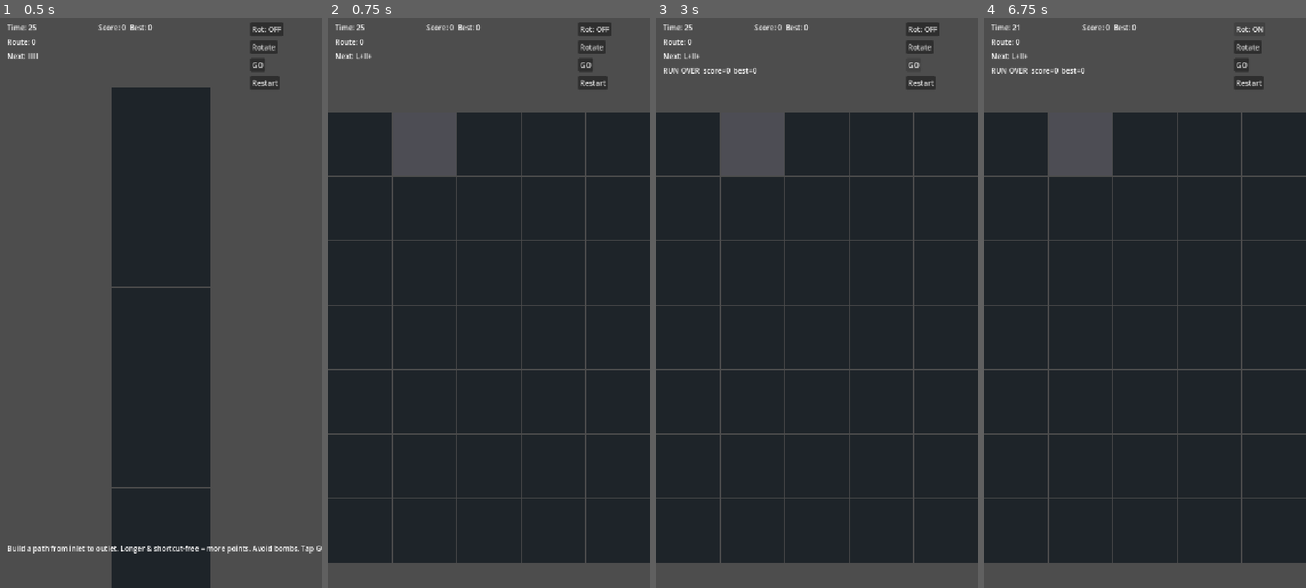
Above: before the commit, frames 1-4 (left to right).
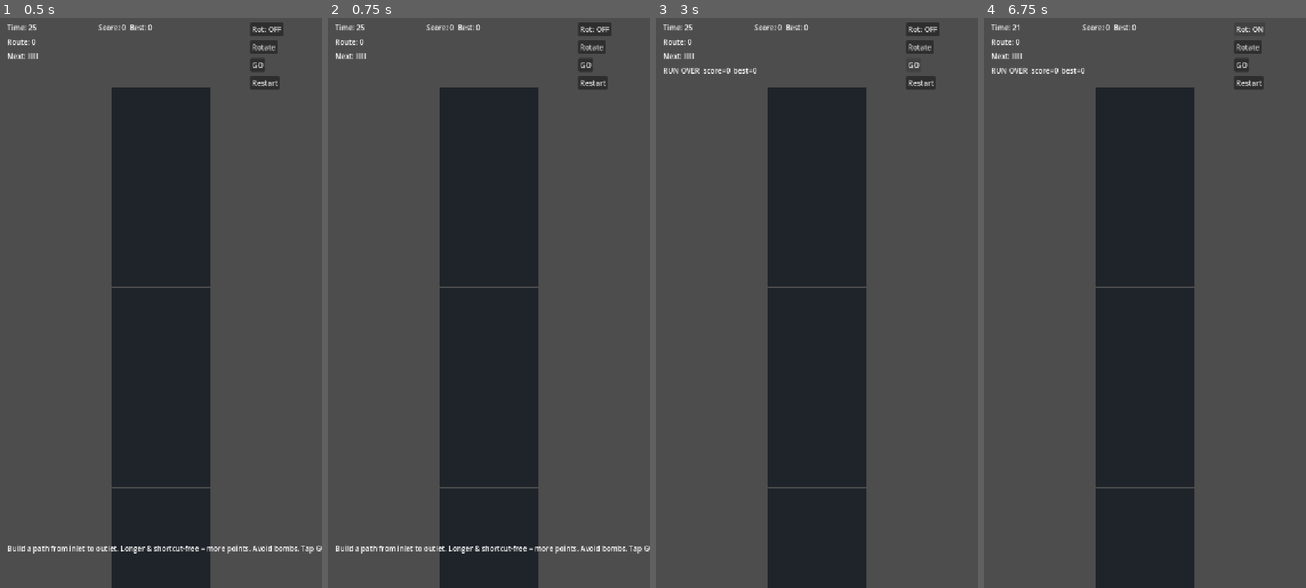
Above: after the commit, the same moments.

Repository: tokko/pipe-mania
Game: Godot game, scene res://scenes/main.tscn
Same seed, same stepped clock (60 frames per second), same inputs: the game is played once before the commit and once after it.
Inputs:
- Up to frame 1 (0.5 s): no input
- Up to frame 2 (0.75 s): click "Restart" at 0.5 s
- Up to frame 3 (3 s): click "Restart" at 1.25 s; click "Restart" at 2 s; click "GO" at 2.75 s
- Up to frame 4 (6.75 s): click "GO" at 3.5 s; click "Rot: OFF" at 4.25 s; click "Rot: ON" at 5 s; click "Rotate" at 5.75 s; click "Rot: OFF" at 6.5 s

Frame 1 is identical in both runs. In frame 2, 56% of the frame differs, in the area x 0-100%, y 6-100%; in frame 3, 56%; in frame 4, 56%.

Commit message:
fix(E5.3): route restart through _mount_first_board (E5 reflection BLOCKER)
_restart() ignored tutorial state -> pressing Restart during the tutorial (before GO) dropped to
a procedural board while _tutorial_active stayed true + the banner lingered (flag vs screen
disagree). Extracted _mount_first_board() (tutorial board+banner until tutorial_seen, else
procedural config(0)); both _start_game and _restart use it.
Integration: RESTART_MID_TUT_BOARD=(1,5) + BANNER=true + FLAG=true (consistent). gate 95 green.

Diff:
--- a/scripts/main.gd
+++ b/scripts/main.gd
@@ -44,9 +44,15 @@
 func _start_game() -> void:
 	_run = Run.new(randi())
 	_run.high_score = SaveStore.load_high()
+	_mount_first_board()
+
+
+# Board 0 of a run: the onboarding tutorial board (+ banner) until tutorial_seen, else procedural
+# config(0). Shared by _start_game and _restart so the tutorial state and the screen never disagree.
+func _mount_first_board() -> void:
 	_tutorial_active = not SaveStore.load_tutorial_seen()
 	if _tutorial_active:
-		_mount_board(_run.tutorial_board())  # board 0 = the onboarding board on a fresh run
+		_mount_board(_run.tutorial_board())
 		_hud.set_tutorial("Build a path from inlet to outlet. Longer & shortcut-free = more points. Avoid bombs. Tap GO.")
 	else:
 		_mount_board(_run.next_board())
@@ -136,7 +142,7 @@
 	if _run == null:
 		return
 	_run.restart()
-	_mount_board(_run.next_board())
+	_mount_first_board()  # re-evaluates tutorial state (restart mid-tutorial keeps it consistent)
 
 
 func _run_end_text() -> String:
@@ -388,6 +394,16 @@
 	print("TUTORIAL_SHOWN_SEEN=", _hud.tutorial_text() != "")  # expect false
 	print("PROC_BOARD_DIMS=", Vector2i(_gs.board.width, _gs.board.height))  # expect config(0) (5, 7)
 
+	# --- E5.3 remediation: Restart DURING the tutorial (before GO) stays consistent ---
+	var d3 := DirAccess.open("user://")
+	if d3 and d3.file_exists("highscore.json"):
+		d3.remove("highscore.json")
+	_start_game()  # fresh -> tutorial board + banner
+	_restart()  # restart BEFORE any GO (tutorial still unseen)
+	print("RESTART_MID_TUT_BOARD=", Vector2i(_gs.board.width, _gs.board.height))  # expect (1, 5)
+	print("RESTART_MID_TUT_BANNER=", _hud.tutorial_text() != "")  # expect true
+	print("RESTART_MID_TUT_FLAG=", _tutorial_active)  # expect true (flag matches screen)
+
 
 # Helpers for the S3.2 scripted flow checks.
 func _flow_line(w: int):  # horizontal connected inlet->outlet line
